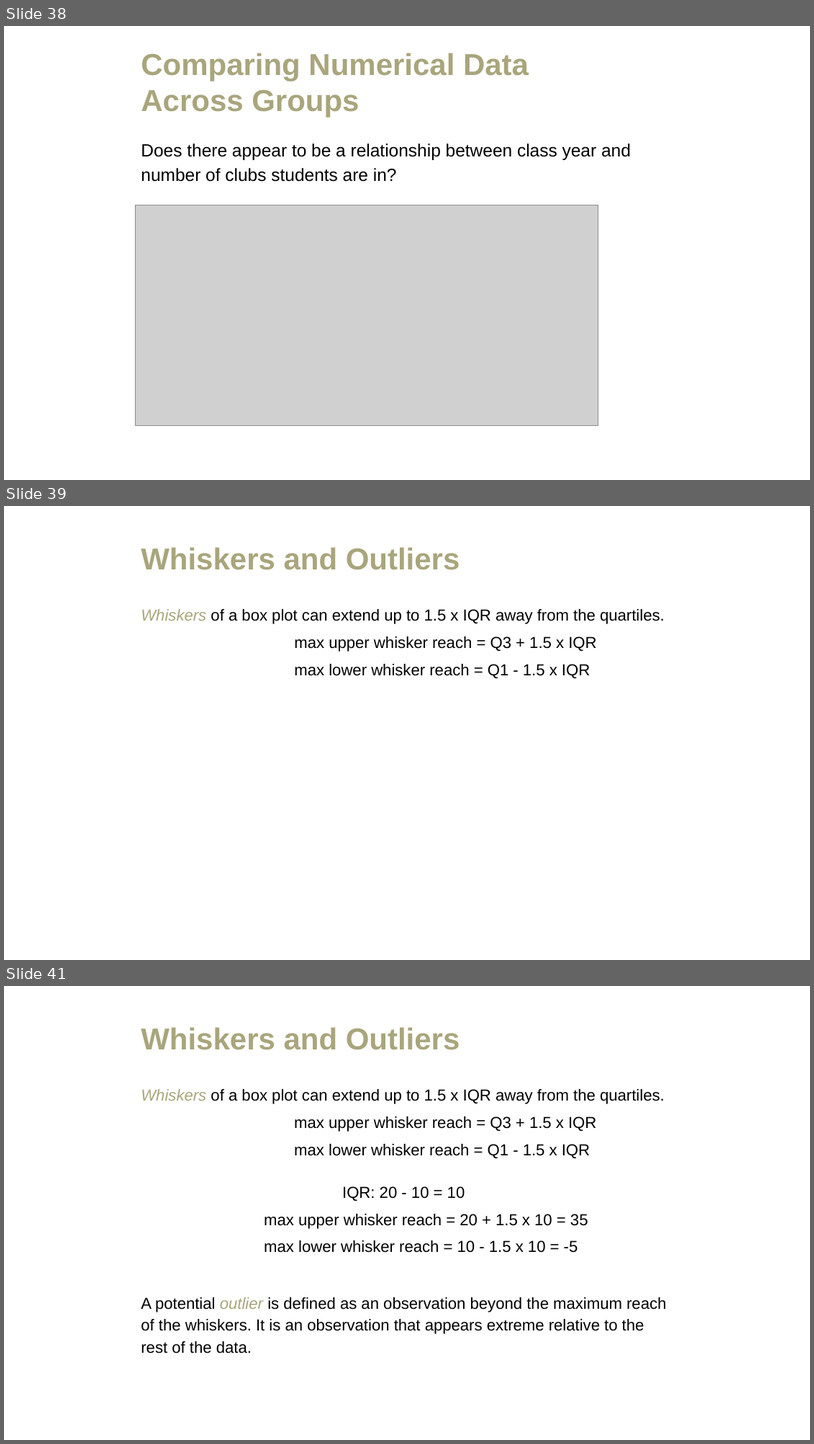
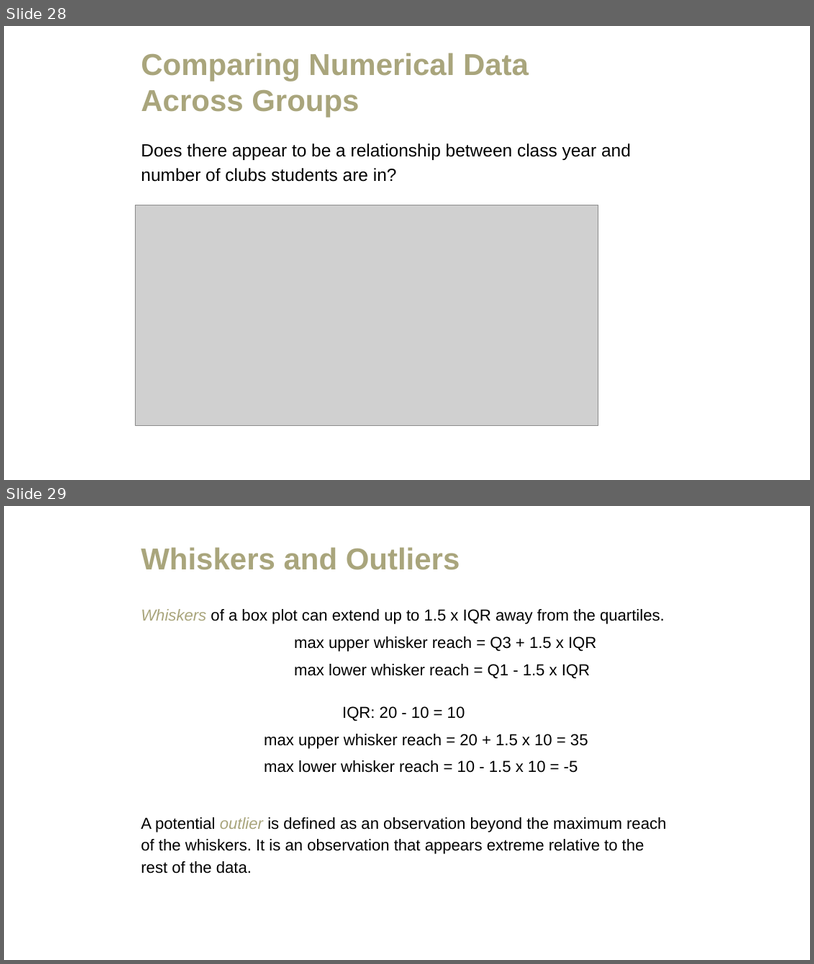
Before and after one commit to amosca01/MATH108-F23, a slide deck: slides/04-summarizing-data.pptx. Shown one above the other, each under a label of ours: slides 38, 39 and 41 before the commit, slides 28 and 29 after it; the slides between them are not shown. The pictures are 814x1444 and 814x964 pixels, drawn with LibreOffice and Linux fonts; fonts in the diff are those of the drawing; grey boxes stand for pictures. Boxes give left, top, right and bottom in pixels: in the first picture for what was removed or moved away, otherwise in the second. Text is boxed around its words. In the diff, an @@ line names an element or a change of style, - is before the commit and + after.

```diff
--- a/slides/04-summarizing-data.pptx
+++ b/slides/04-summarizing-data.pptx
@@ slide 39 removed at (4, 506, 810, 960), background #FFFFFF @@
@@ title removed at (141, 547, 460, 570) @@
-Whiskers and Outliers
@@ text removed at (141, 609, 665, 678) @@
-Whiskers of a box plot can extend up to 1.5 x IQR away from the quartiles.
-max upper whisker reach = Q3 + 1.5 x IQR
-max lower whisker reach = Q1 - 1.5 x IQR
@@ what was slide 38 is now slide 28 @@
@@ what was slide 41 is now slide 29 @@
```
Also in this commit, not shown: 1 slide added, 16 other slides removed, 5 other files.
